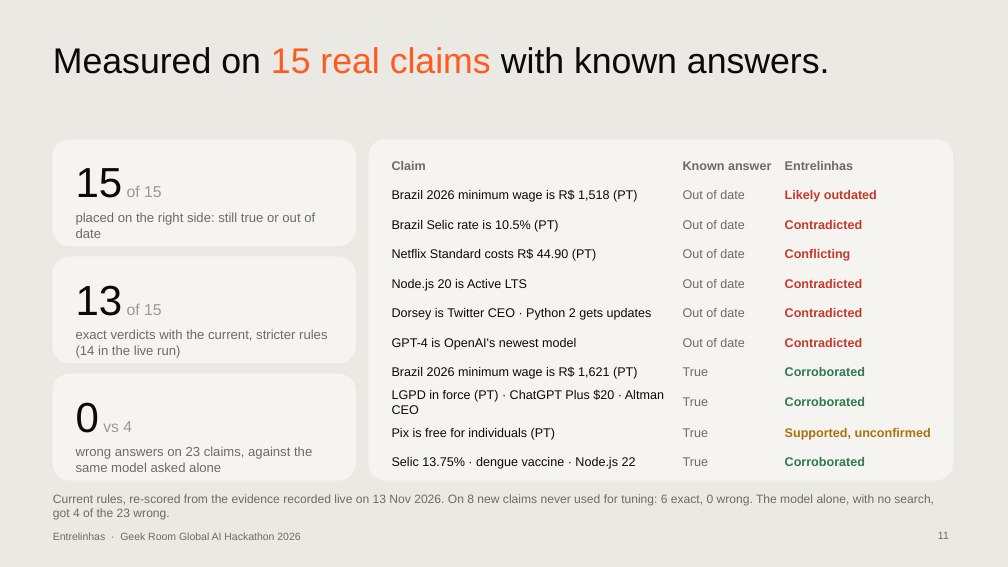
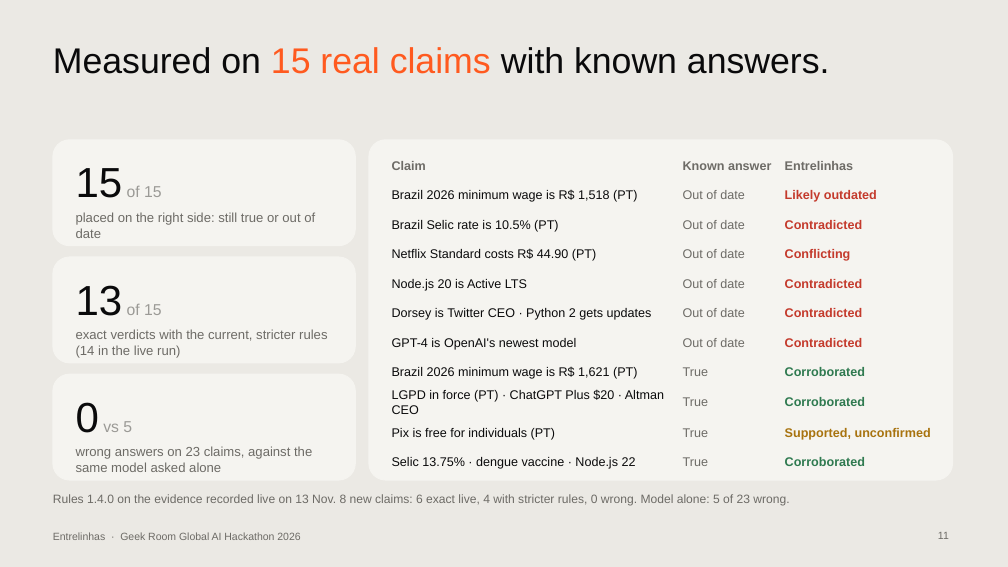
Before and after one commit to contatoalicecandido-lab/entrelinhas, a slide deck: slide 11 of submission/Entrelinhas_Pitch_Deck.pptx. Drawn at 1008x567 pixels with LibreOffice and Linux fonts; fonts in the diff are those of the drawing. Boxes give left, top, right and bottom in pixels: in the first picture for what was removed or moved away, otherwise in the second. Text is boxed around its words. In the diff, an @@ line names an element or a change of style, - is before the commit and + after.

```diff
--- a/submission/Entrelinhas_Pitch_Deck.pptx
+++ b/submission/Entrelinhas_Pitch_Deck.pptx
@@ text at (x1=76, y1=402, x2=132, y2=433): text changed @@
-0 vs 4
+0 vs 5
@@ text at (x1=53, y1=494, x2=789, y2=506): text changed @@
-Current rules, re-scored from the evidence recorded live on 13 Nov 2026. On 8 new claims never used for tuning: 6 exact, 0 wrong. The model alone, with no search, got 4 of the 23 wrong.
+Rules 1.4.0 on the evidence recorded live on 13 Nov. 8 new claims: 6 exact live, 4 with stricter rules, 0 wrong. Model alone: 5 of 23 wrong.
```
Also in this commit, not shown: 3 other slides changed, 32 other files.
